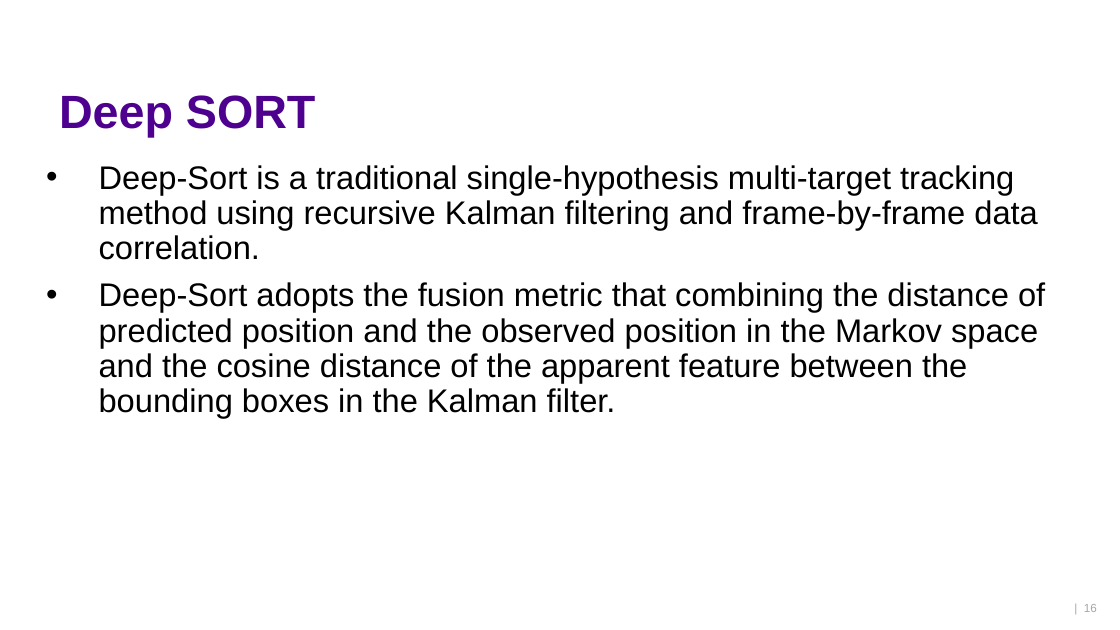
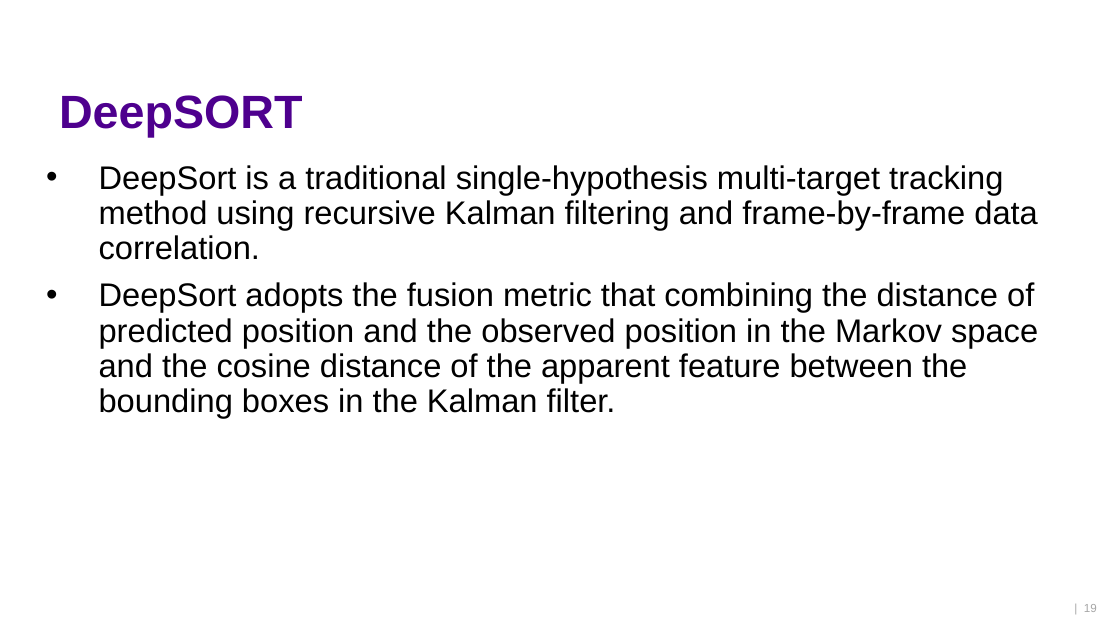
Before and after one commit to ktlhtn/AutoSTAnnot, a slide deck: slide 19 of Power point files/Final presentation.pptx (slide 16 before the commit). Drawn at 1120x630 pixels with LibreOffice and Linux fonts; fonts in the diff are those of the drawing; background and template pictures are left out. Boxes give left, top, right and bottom in pixels: in the first picture for what was removed or moved away, otherwise in the second. Text is boxed around its words. In the diff, an @@ line names an element or a change of style, - is before the commit and + after.

Commit message:
Updated the final presentation

```diff
--- a/Power point files/Final presentation.pptx
+++ b/Power point files/Final presentation.pptx
@@ title at <box>59,95,302,137</box>: spaces changed @@
-Deep SORT
+DeepSORT
@@ text at <box>99,165,1038,418</box>: text changed @@
-• Deep-Sort is a traditional single-hypothesis multi-target tracking method using recursive Kalman filtering and frame-by-frame data correlation.
-• Deep-Sort adopts the fusion metric that combining the distance of predicted position and the observed position in the Markov space and the cosine distance of the apparent feature between the bounding boxes in the Kalman filter.
+• DeepSort is a traditional single-hypothesis multi-target tracking method using recursive Kalman filtering and frame-by-frame data correlation.
+• DeepSort adopts the fusion metric that combining the distance of predicted position and the observed position in the Markov space and the cosine distance of the apparent feature between the bounding boxes in the Kalman filter.
```
Also in this commit, not shown: 10 slides added, 7 slides removed.
